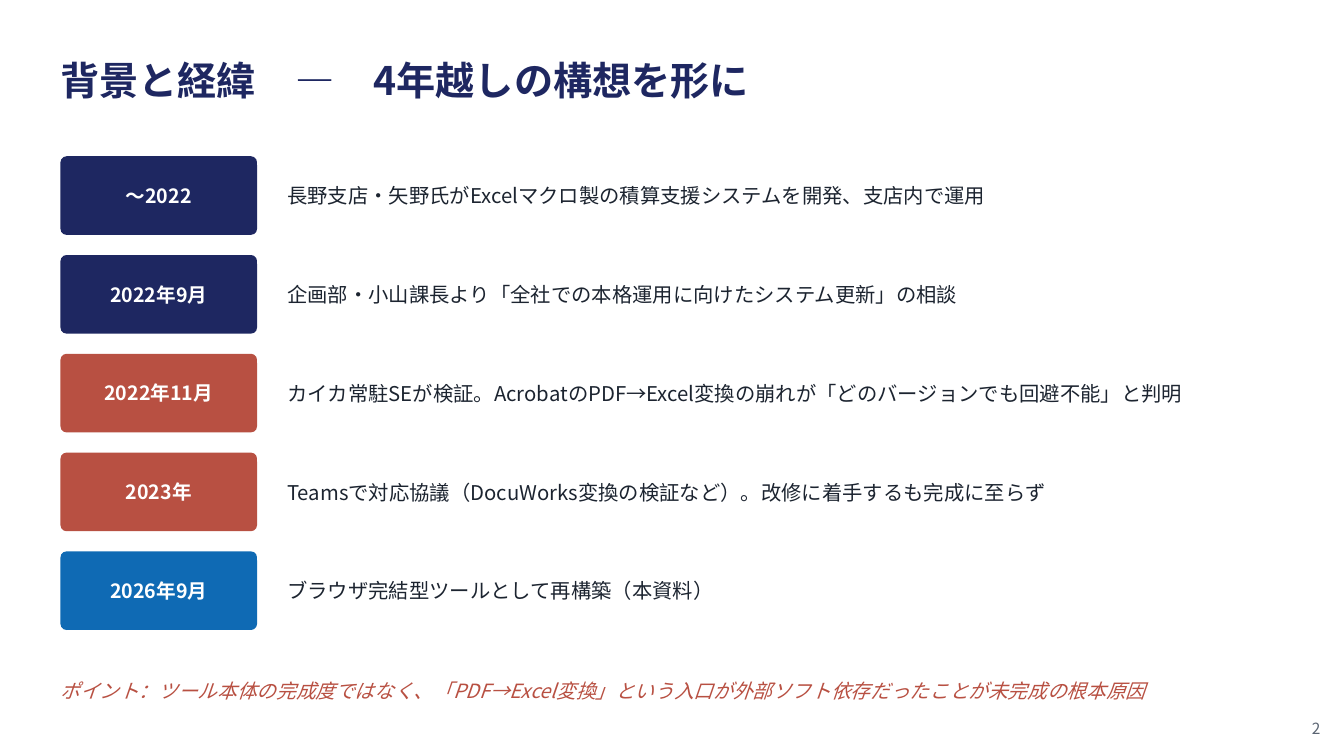
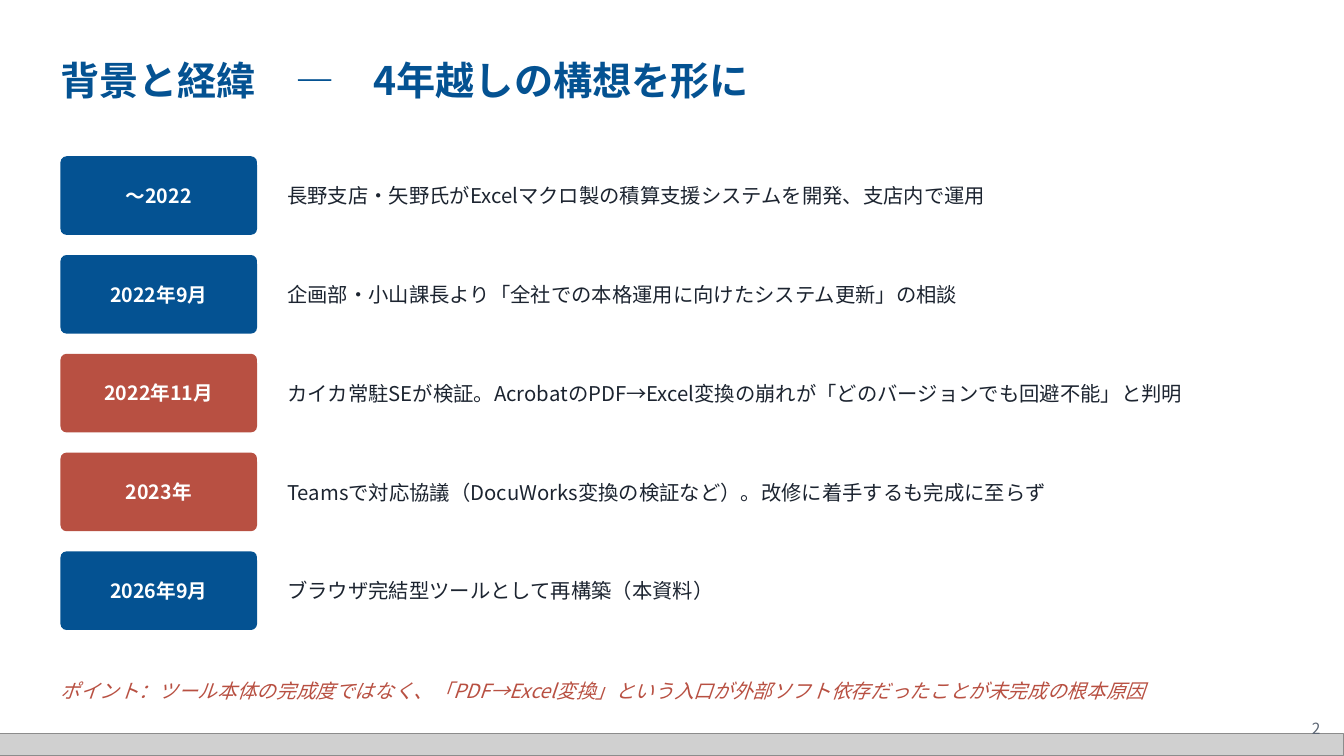
Before and after one commit to caica-inc/takashima-yuto-site, a slide deck: slide 2 of sekisan/docs/KCM積算ツール_ご説明資料.pptx. Drawn at 1344x756 pixels with LibreOffice and Linux fonts; fonts in the diff are those of the drawing; grey boxes stand for pictures. Boxes give left, top, right and bottom in pixels: in the first picture for what was removed or moved away, otherwise in the second. Text is boxed around its words. In the diff, an @@ line names an element or a change of style, - is before the commit and + after.

```diff
--- a/sekisan/docs/KCM積算ツール_ご説明資料.pptx
+++ b/sekisan/docs/KCM積算ツール_ご説明資料.pptx
@@ text "背景と経緯 ― 4年越しの構想を形に" at (x1=60, y1=61, x2=749, y2=99): text colour #1E2761 to #045292 @@
@@ rounded rectangle at (x1=60, y1=156, x2=257, y2=235): fill #1E2761 to #045292 @@
@@ rounded rectangle at (x1=60, y1=255, x2=257, y2=334): fill #1E2761 to #045292 @@
@@ rounded rectangle at (x1=60, y1=552, x2=257, y2=630): fill #0F6AB4 to #045292 @@
@@ picture added at (x1=0, y1=734, x2=1344, y2=756) @@
```
Also in this commit, not shown: 7 other slides changed, 5 other files.
